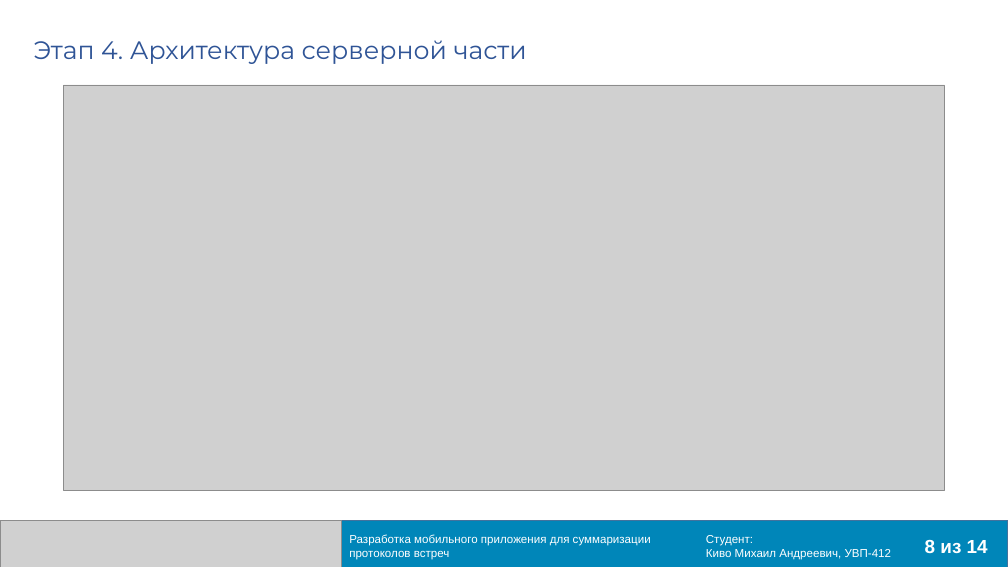
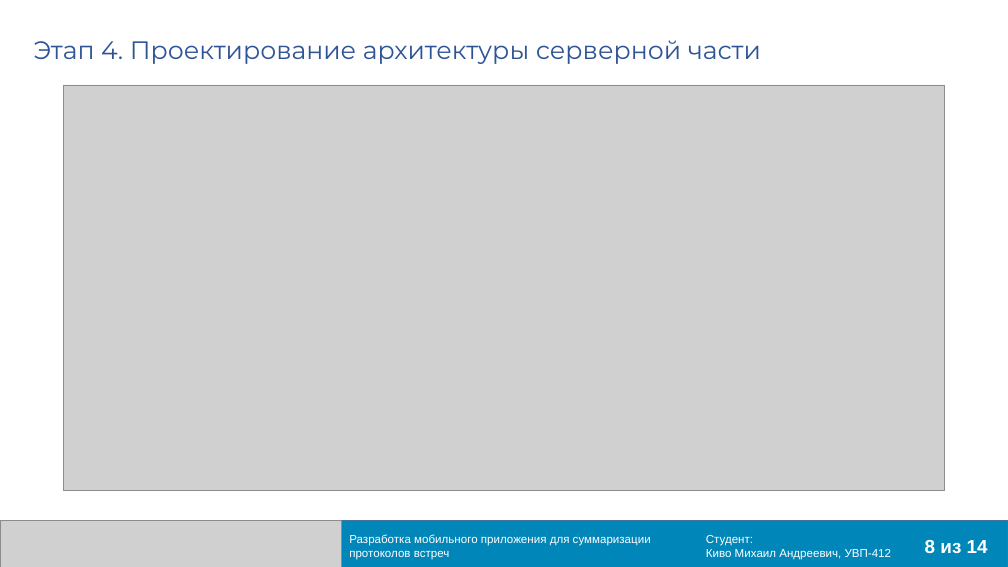
Before and after one commit to Meetings-UVP412/VKR, a slide deck: slide 8 of Презентация Киво Михаил УВП-412.pptx. Drawn at 1008x567 pixels with LibreOffice and Linux fonts; fonts in the diff are those of the drawing; grey boxes stand for pictures. Boxes give left, top, right and bottom in pixels: in the first picture for what was removed or moved away, otherwise in the second. Text is boxed around its words. In the diff, an @@ line names an element or a change of style, - is before the commit and + after.

```diff
--- a/Презентация Киво Михаил УВП-412.pptx
+++ b/Презентация Киво Михаил УВП-412.pptx
@@ title at (34, 40, 761, 64): text changed @@
-Этап 4. Архитектура серверной части
+Этап 4. Проектирование архитектуры серверной части
```
Also in this commit, not shown: 10 other slides changed, 2 other files.
